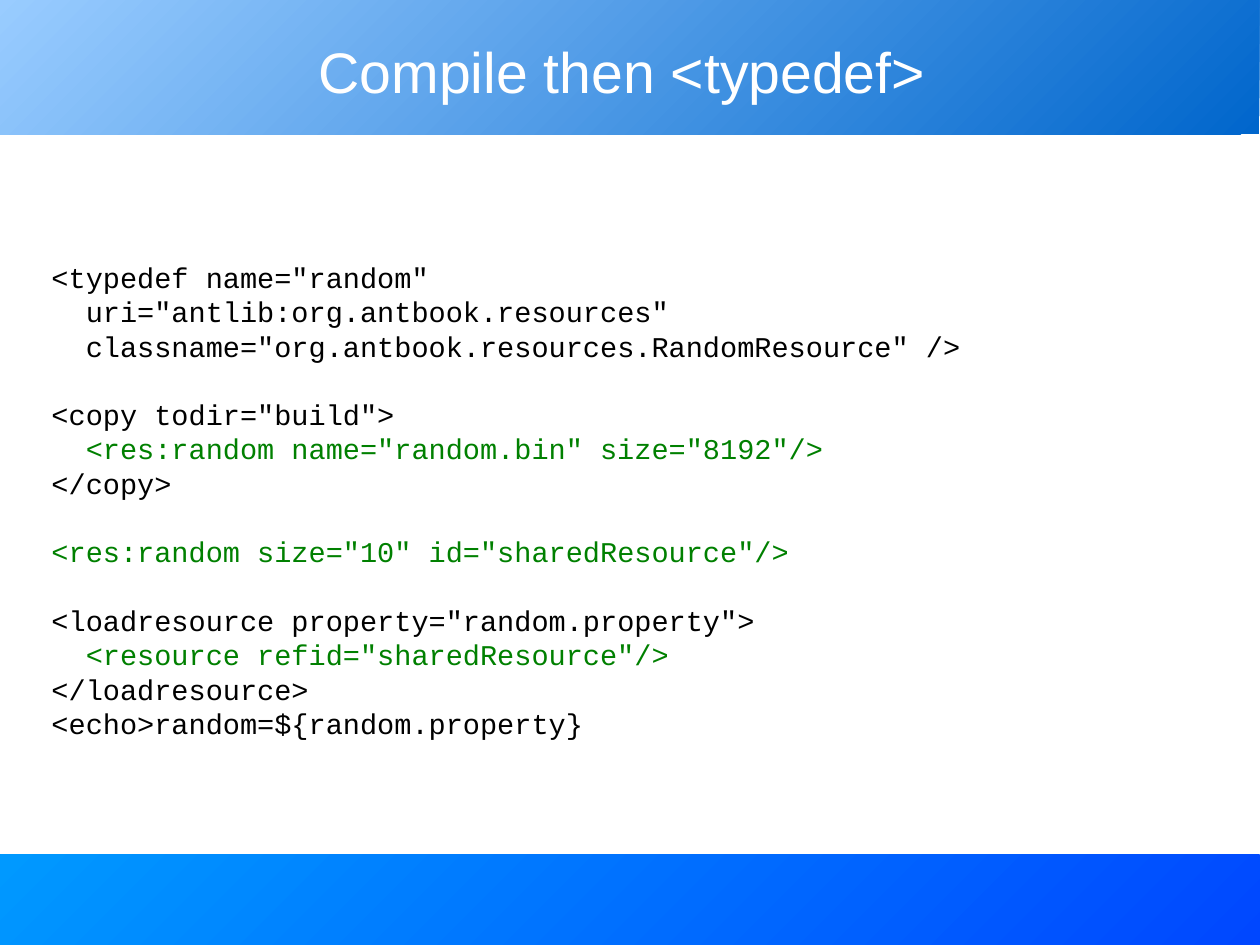
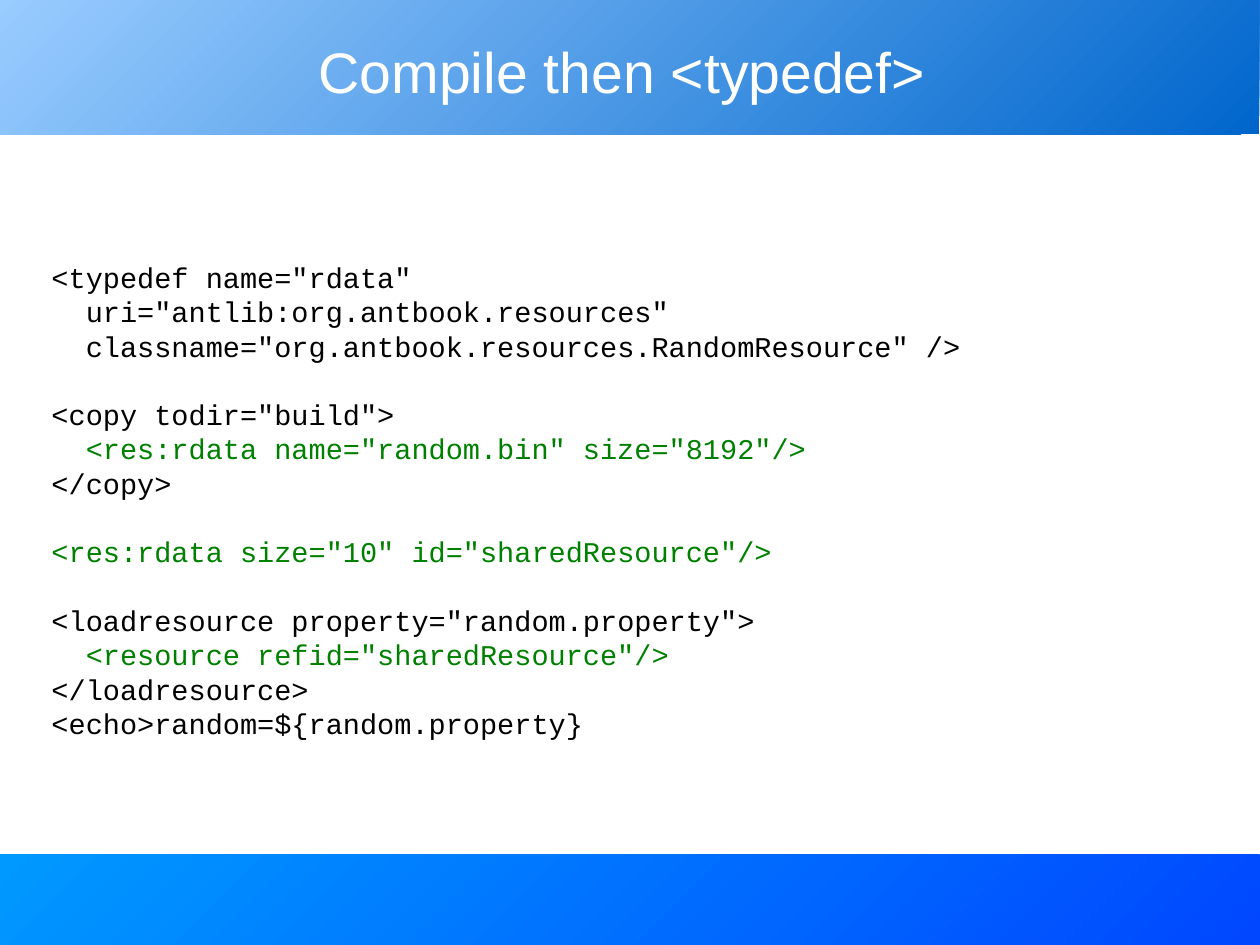
Before and after one commit to BeatrizTercero/repoSvnAnt, a slide deck: slide 25 of core/trunk/docs/slides/extending_ant.odp (slide 24 before the commit). Drawn at 1260x945 pixels with LibreOffice and Linux fonts; fonts in the diff are those of the drawing. Boxes give left, top, right and bottom in pixels: in the first picture for what was removed or moved away, otherwise in the second. Text is boxed around its words. In the diff, an @@ line names an element or a change of style, - is before the commit and + after.

```diff
--- a/core/trunk/docs/slides/extending_ant.odp
+++ b/core/trunk/docs/slides/extending_ant.odp
@@ text at (51, 268, 412, 294): text changed @@
-<typedef name="random"
+<typedef name="rdata"
@@ text at (86, 439, 806, 460): text changed @@
-<res:random name="random.bin" size="8192"/>
+<res:rdata name="random.bin" size="8192"/>
@@ text at (51, 542, 772, 563): text changed @@
-<res:random size="10" id="sharedResource"/>
+<res:rdata size="10" id="sharedResource"/>
```
Also in this commit, not shown: 11 other slides changed, 4 slides added, 2 slides removed.
